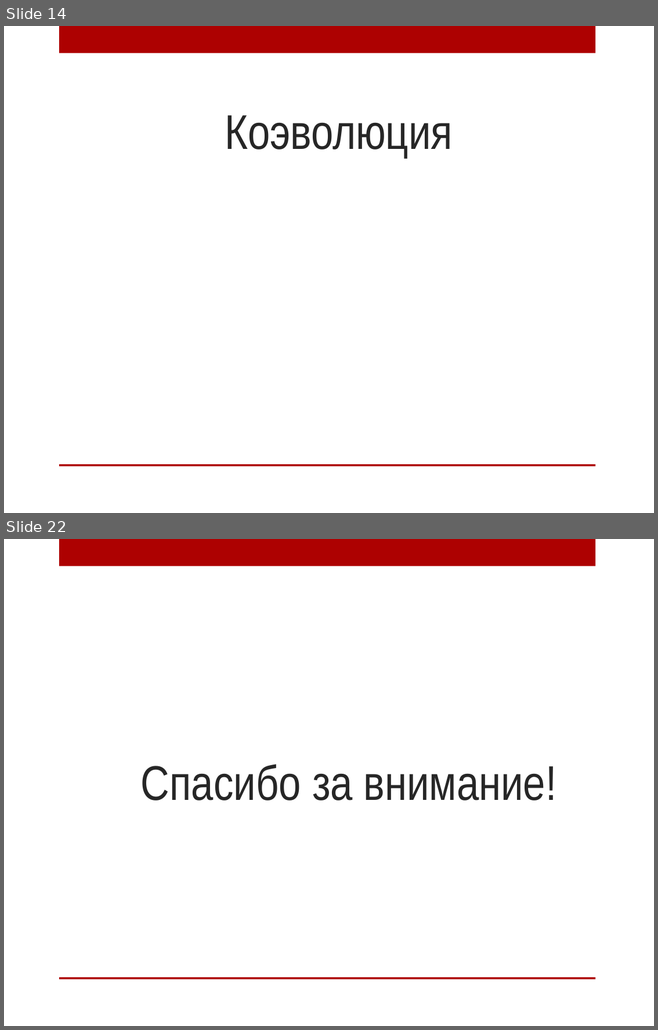
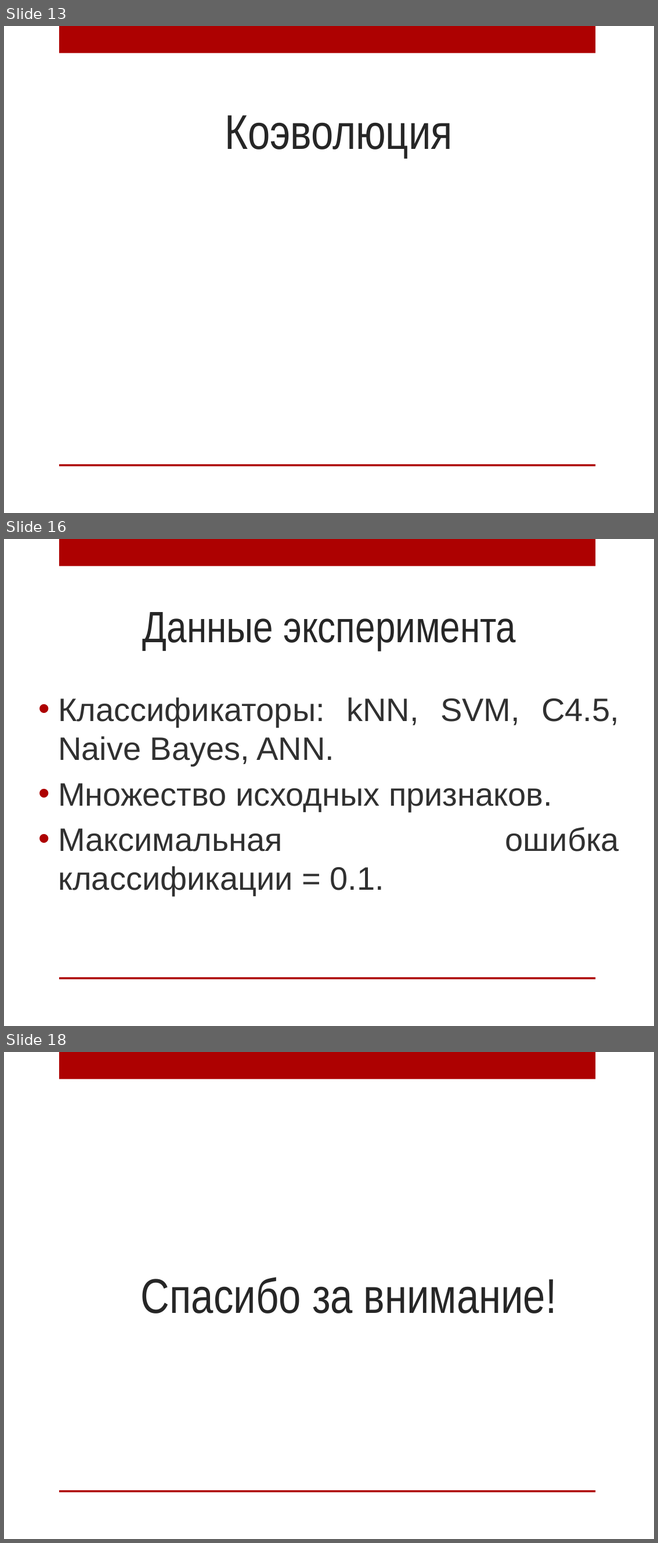
Before and after one commit to AnnaIbakaeva/Genetic, a slide deck: Диплом/Магистратура.pptx. Shown one above the other, each under a label of ours: slides 14 and 22 before the commit, slides 13, 16 and 18 after it; the slides between them are not shown. The pictures are 658x1030 and 658x1543 pixels, drawn with LibreOffice and Linux fonts; fonts in the diff are those of the drawing; grey boxes stand for pictures; background and template pictures are left out. Boxes give left, top, right and bottom in pixels: in the first picture for what was removed or moved away, otherwise in the second. Text is boxed around its words. In the diff, an @@ line names an element or a change of style, - is before the commit and + after.

```diff
--- a/Диплом/Магистратура.pptx
+++ b/Диплом/Магистратура.pptx
@@ slide 16 added at box(4, 539, 654, 1026), background picture (left out); not listed: 2 template elements that a slide beside it also shows @@
@@ title added at box(143, 612, 516, 650), 48.6 pt, text #262626 @@
+Данные эксперимента
@@ text added at box(58, 697, 619, 896), 36 pt, text #303030 @@
+• Классификаторы: kNN, SVM, C4.5, Naive Bayes, ANN.
+• Множество исходных признаков.
+• Максимальная ошибка классификации = 0.1.
@@ what was slide 14 is now slide 13 @@
@@ what was slide 22 is now slide 18 @@
```
Also in this commit, not shown: 3 slides changed, 2 other slides added, 7 slides removed, 2 other files.
